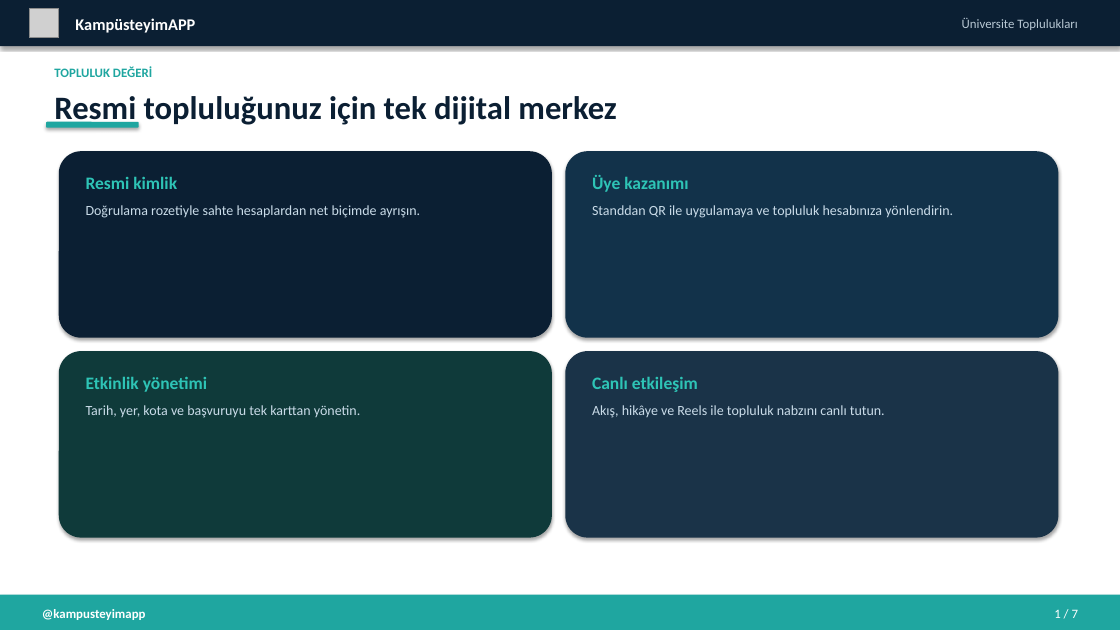
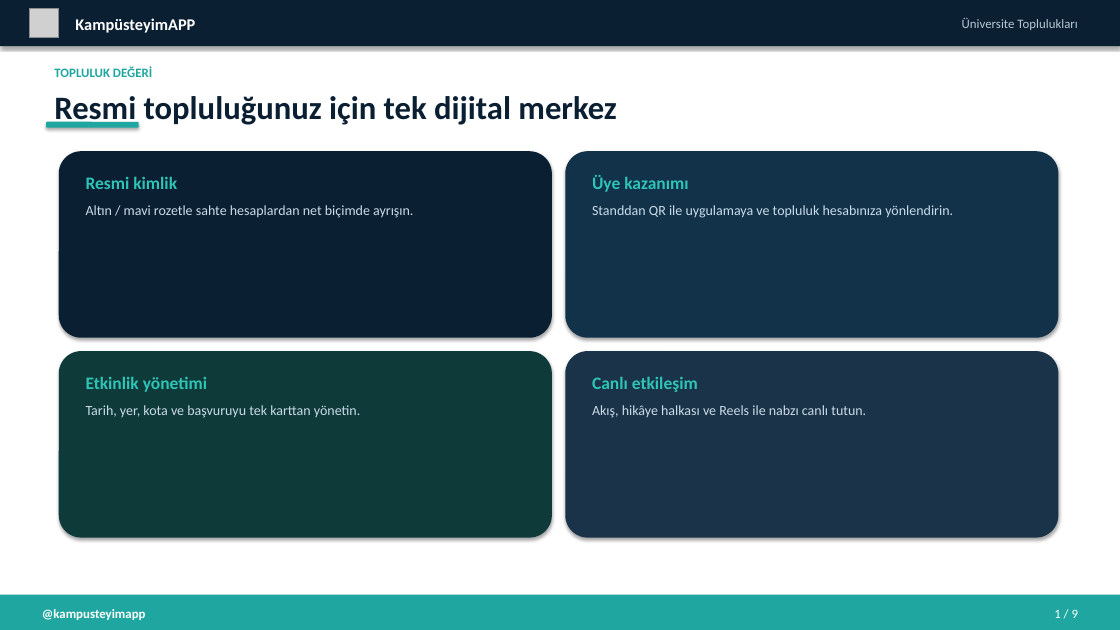
Before and after one commit to kyractlk/kampusteyim, a slide deck: slide 2 of docs/marketing/KampusteyimAPP_Universite_Topluluklari_Sunumu.pptx. Drawn at 1120x630 pixels with LibreOffice and Linux fonts; fonts in the diff are those of the drawing; grey boxes stand for pictures. Boxes give left, top, right and bottom in pixels: in the first picture for what was removed or moved away, otherwise in the second. Text is boxed around its words. In the diff, an @@ line names an element or a change of style, - is before the commit and + after.

```diff
--- a/docs/marketing/KampusteyimAPP_Universite_Topluluklari_Sunumu.pptx
+++ b/docs/marketing/KampusteyimAPP_Universite_Topluluklari_Sunumu.pptx
@@ text at (x1=86, y1=205, x2=413, y2=218): text changed @@
-Doğrulama rozetiyle sahte hesaplardan net biçimde ayrışın.
+Altın / mavi rozetle sahte hesaplardan net biçimde ayrışın.
@@ text at (x1=592, y1=405, x2=866, y2=418): text changed @@
-Akış, hikâye ve Reels ile topluluk nabzını canlı tutun.
+Akış, hikâye halkası ve Reels ile nabzı canlı tutun.
@@ text at (x1=1054, y1=609, x2=1078, y2=618): text changed @@
-1 / 7
+1 / 9
```
Also in this commit, not shown: 7 other slides changed, 2 slides added, 41 other files.
